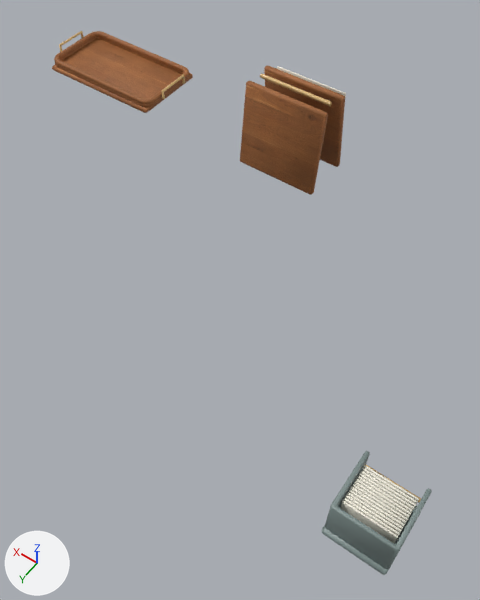
The Blender file art/blender/kiosk_counter_details.blend as it was, and as the next commit left it.
The view is the same before and after, from a 50 mm lens placed at (-2.09, 0.17, 2.02), pointed at (-1.14, -1.17, -0.08). The axes (+X, +Y, +Z) are drawn at lower left. The lights are the same throughout. The older version comes first.

The first picture shows 'Dispenser back', 'Dispenser rolled front lip', 'Dispenser rounded side', 'Dispenser rounded side.001', 'Dispenser weighted base', 'Folded paper napkin', 'Folded paper napkin.001', 'Folded paper napkin.002', 'Folded paper napkin.003', 'Folded paper napkin.004', 'Folded paper napkin.005', 'Folded paper napkin.006', 'Folded paper napkin.007', 'Folded paper napkin.008', 'Folded paper napkin.009', 'Folded paper napkin.010', 'Folded paper napkin.011', 'Folded paper napkin.012', 'Folded paper napkin.013', 'Menu wood stand', 'Menu wood stand.001', 'Serving tray carved rim', 'Serving tray carved rim.001', 'Serving tray inset base' and 4 more.
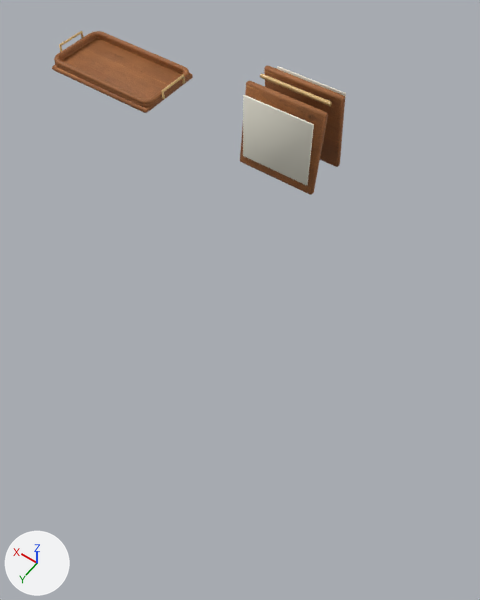
Pixel boxes (x1, y1, x2, y2) of what changed, in the pictures (480 x 600 px):
'Menu back inset paper', added: after (243, 95, 314, 185)
'Dispenser back', deleted: before (325, 506, 398, 569)
'Dispenser weighted base', deleted: before (322, 505, 421, 575)
'Folded paper napkin.013', deleted: before (340, 500, 398, 543)
'Dispenser rounded side.001', deleted: before (325, 451, 370, 526)
'Dispenser rounded side', deleted: before (387, 488, 432, 569)
'Folded paper napkin.012', deleted: before (344, 498, 400, 536)
'Folded paper napkin.010', deleted: before (347, 492, 403, 542)
'Folded paper napkin.011', deleted: before (345, 495, 401, 533)
'Folded paper napkin.009', deleted: before (349, 489, 405, 527)
'Folded paper napkin.008', deleted: before (351, 487, 406, 524)
'Folded paper napkin.007', deleted: before (352, 484, 408, 522)
'Folded paper napkin.005', deleted: before (356, 479, 411, 526)
'Folded paper napkin.006', deleted: before (354, 481, 409, 518)
'Folded paper napkin.004', deleted: before (357, 476, 413, 513)
'Folded paper napkin.003', deleted: before (359, 473, 414, 510)
'Folded paper napkin.002', deleted: before (361, 471, 416, 508)
'Folded paper napkin.001', deleted: before (362, 468, 417, 519)
'Folded paper napkin', deleted: before (364, 466, 419, 502)
'Dispenser rolled front lip', deleted: before (366, 465, 421, 503)
'Menu wood stand.001', unchanged, covered by the edit: (240, 81, 328, 195) in both

Patch to the scene script:
```diff
--- a/art/blender/kiosk_counter_details.blend.py
+++ b/art/blender/kiosk_counter_details.blend.py
@@ ob_dispenser_weighted_base @@
-ob_dispenser_weighted_base = bpy.data.objects.new('Dispenser weighted base', me_cube_003)
@@ ob_dispenser_rounded_side @@
-ob_dispenser_rounded_side = bpy.data.objects.new('Dispenser rounded side', me_cube_004)
@@ ob_dispenser_rounded_side_001 @@
-ob_dispenser_rounded_side_001 = bpy.data.objects.new('Dispenser rounded side.001', me_cube_005)
@@ ob_dispenser_back @@
-ob_dispenser_back = bpy.data.objects.new('Dispenser back', me_cube_006)
@@ ob_folded_paper_napkin @@
-ob_folded_paper_napkin = bpy.data.objects.new('Folded paper napkin', me_cube_007)
@@ ob_folded_paper_napkin_001 @@
-ob_folded_paper_napkin_001 = bpy.data.objects.new('Folded paper napkin.001', me_cube_008)
@@ ob_folded_paper_napkin_002 @@
-ob_folded_paper_napkin_002 = bpy.data.objects.new('Folded paper napkin.002', me_cube_009)
@@ ob_folded_paper_napkin_003 @@
-ob_folded_paper_napkin_003 = bpy.data.objects.new('Folded paper napkin.003', me_cube_010)
@@ ob_folded_paper_napkin_004 @@
-ob_folded_paper_napkin_004 = bpy.data.objects.new('Folded paper napkin.004', me_cube_011)
@@ ob_folded_paper_napkin_005 @@
-ob_folded_paper_napkin_005 = bpy.data.objects.new('Folded paper napkin.005', me_cube_012)
@@ ob_folded_paper_napkin_006 @@
-ob_folded_paper_napkin_006 = bpy.data.objects.new('Folded paper napkin.006', me_cube_013)
@@ ob_folded_paper_napkin_007 @@
-ob_folded_paper_napkin_007 = bpy.data.objects.new('Folded paper napkin.007', me_cube_014)
@@ ob_folded_paper_napkin_008 @@
-ob_folded_paper_napkin_008 = bpy.data.objects.new('Folded paper napkin.008', me_cube_015)
@@ ob_folded_paper_napkin_009 @@
-ob_folded_paper_napkin_009 = bpy.data.objects.new('Folded paper napkin.009', me_cube_016)
@@ ob_folded_paper_napkin_010 @@
-ob_folded_paper_napkin_010 = bpy.data.objects.new('Folded paper napkin.010', me_cube_017)
@@ ob_folded_paper_napkin_011 @@
-ob_folded_paper_napkin_011 = bpy.data.objects.new('Folded paper napkin.011', me_cube_018)
@@ ob_folded_paper_napkin_012 @@
-ob_folded_paper_napkin_012 = bpy.data.objects.new('Folded paper napkin.012', me_cube_019)
@@ ob_folded_paper_napkin_013 @@
-ob_folded_paper_napkin_013 = bpy.data.objects.new('Folded paper napkin.013', me_cube_020)
@@ ob_dispenser_rolled_front_lip @@
-ob_dispenser_rolled_front_lip = bpy.data.objects.new('Dispenser rolled front lip', me_dispenser_rolled_front_lip)
@@ ob_menu_back_inset_paper @@
+ob_menu_back_inset_paper = bpy.data.objects.new('Menu back inset paper', me_cube_003_1)  # 96 vertices, 98 faces; spans x -0.17..0.17, y -0.004..0.004, z -0.16..0.16; in mat_counter_warm_paper (white #f1edde)
+ob_menu_back_inset_paper.location = (-0.9, -1.763, 0.218)
```
